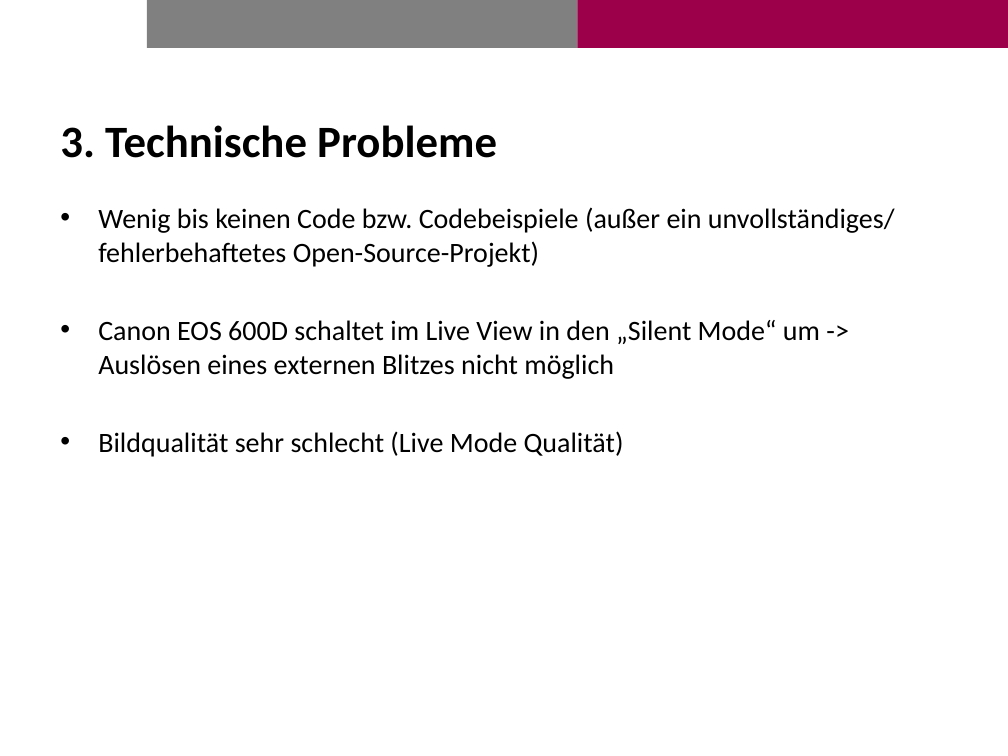
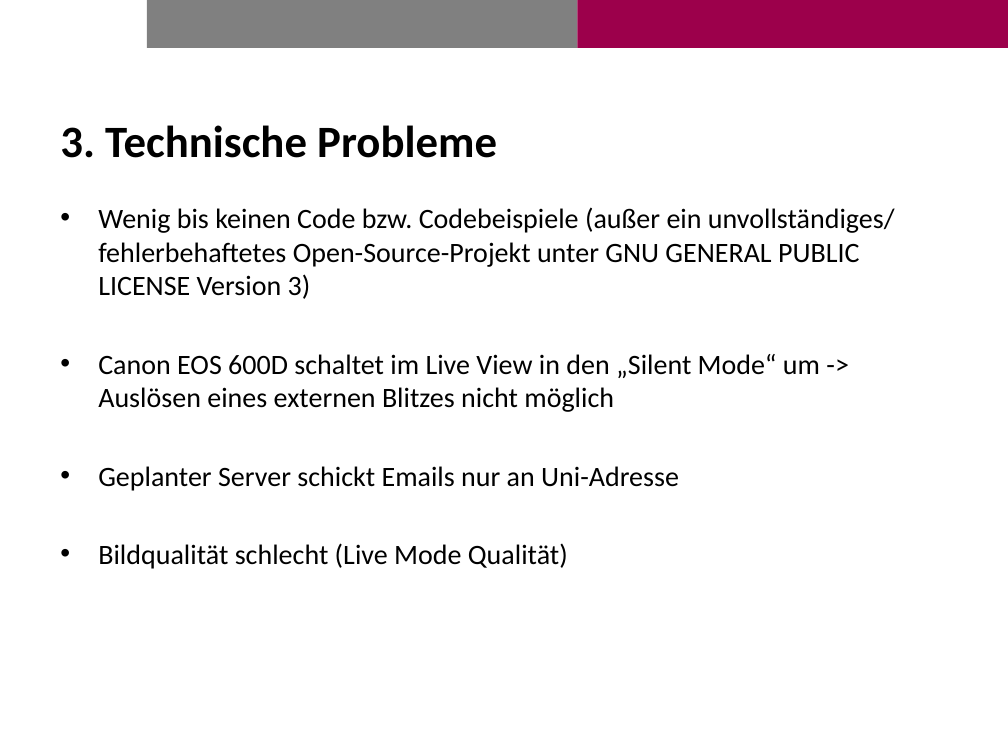
Before and after one commit to Brias/Photo-Booth, a slide deck: slide 5 of presentation/presentation.pptx. Drawn at 1008x756 pixels with LibreOffice and Linux fonts; fonts in the diff are those of the drawing; background and template pictures are left out. Boxes give left, top, right and bottom in pixels: in the first picture for what was removed or moved away, otherwise in the second. Text is boxed around its words. In the diff, an @@ line names an element or a change of style, - is before the commit and + after.

```diff
--- a/presentation/presentation.pptx
+++ b/presentation/presentation.pptx
@@ text at bbox=[98, 207, 895, 299]: text changed @@
-• Wenig bis keinen Code bzw. Codebeispiele (außer ein unvollständiges/ fehlerbehaftetes Open-Source-Projekt)
+• Wenig bis keinen Code bzw. Codebeispiele (außer ein unvollständiges/ fehlerbehaftetes Open-Source-Projekt unter GNU GENERAL PUBLIC LICENSE Version 3)
@@ text at bbox=[98, 466, 679, 569]: text changed @@
-• Bildqualität sehr schlecht (Live Mode Qualität)
+• Geplanter Server schickt Emails nur an Uni-Adresse
+• Bildqualität schlecht (Live Mode Qualität)
```
Also in this commit, not shown: 1 other slide changed.
